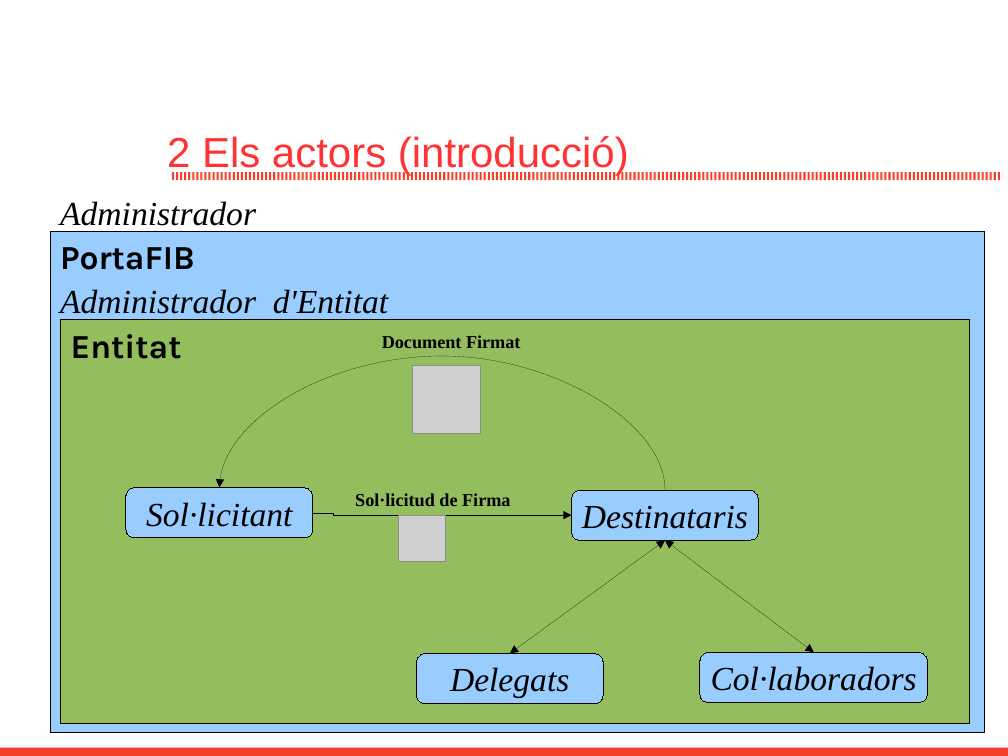
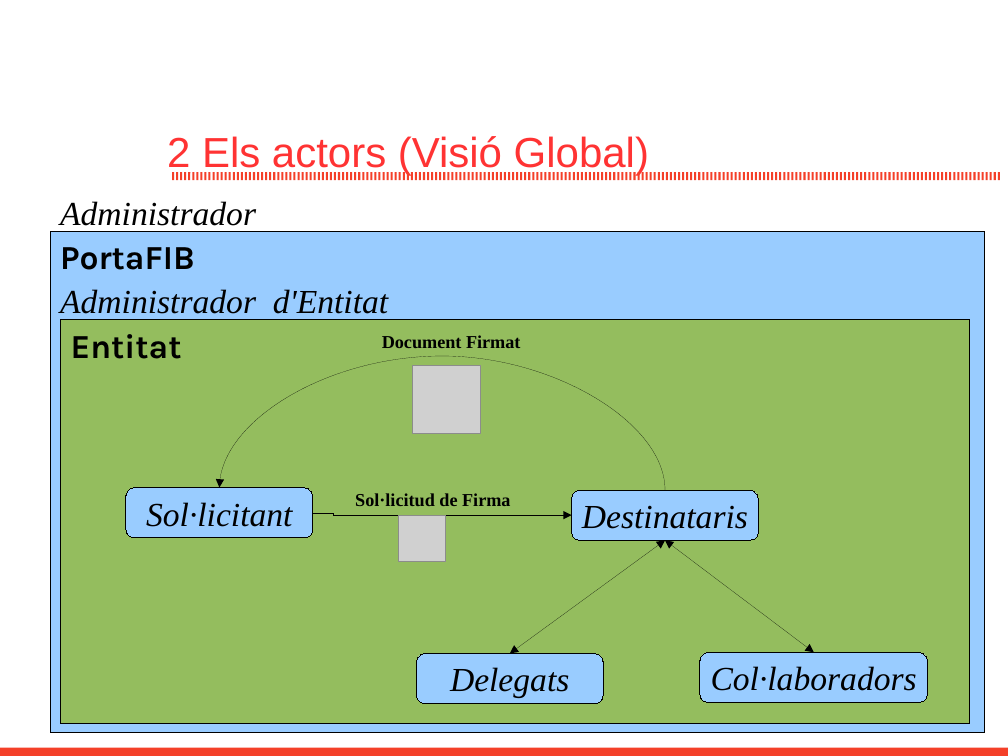
Before and after one commit to GovernIB/portafib, a slide deck: slide 7 of doc/Introduccio_Basica_PortaFIB.odp (slide 5 before the commit). Drawn at 1008x756 pixels with LibreOffice and Linux fonts; fonts in the diff are those of the drawing; grey boxes stand for pictures; background and template pictures are left out. Boxes give left, top, right and bottom in pixels: in the first picture for what was removed or moved away, otherwise in the second. Text is boxed around its words. In the diff, an @@ line names an element or a change of style, - is before the commit and + after.

```diff
--- a/doc/Introduccio_Basica_PortaFIB.odp
+++ b/doc/Introduccio_Basica_PortaFIB.odp
@@ text at bbox=[167, 136, 649, 175]: text changed @@
-2 Els actors (introducció)
+2 Els actors (Visió Global)
```
Also in this commit, not shown: 8 other slides changed, 3 slides added, 2 other files.
